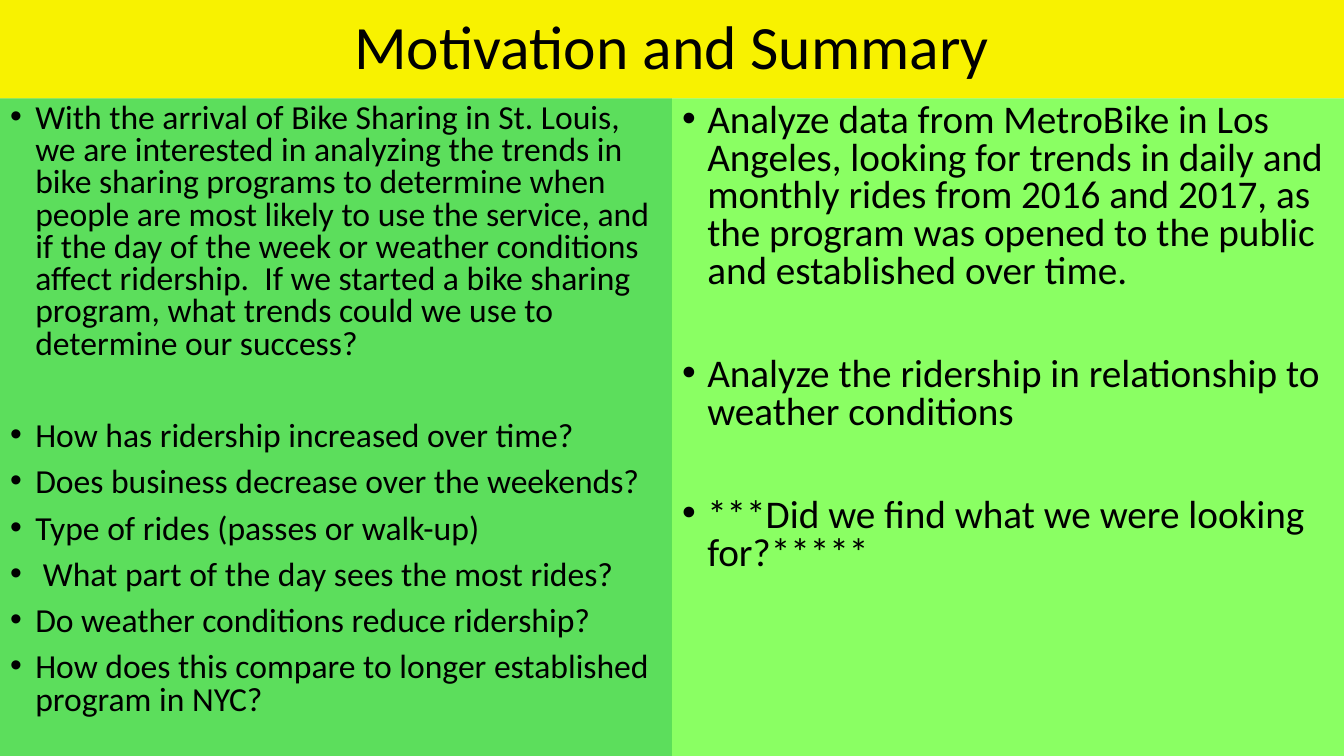
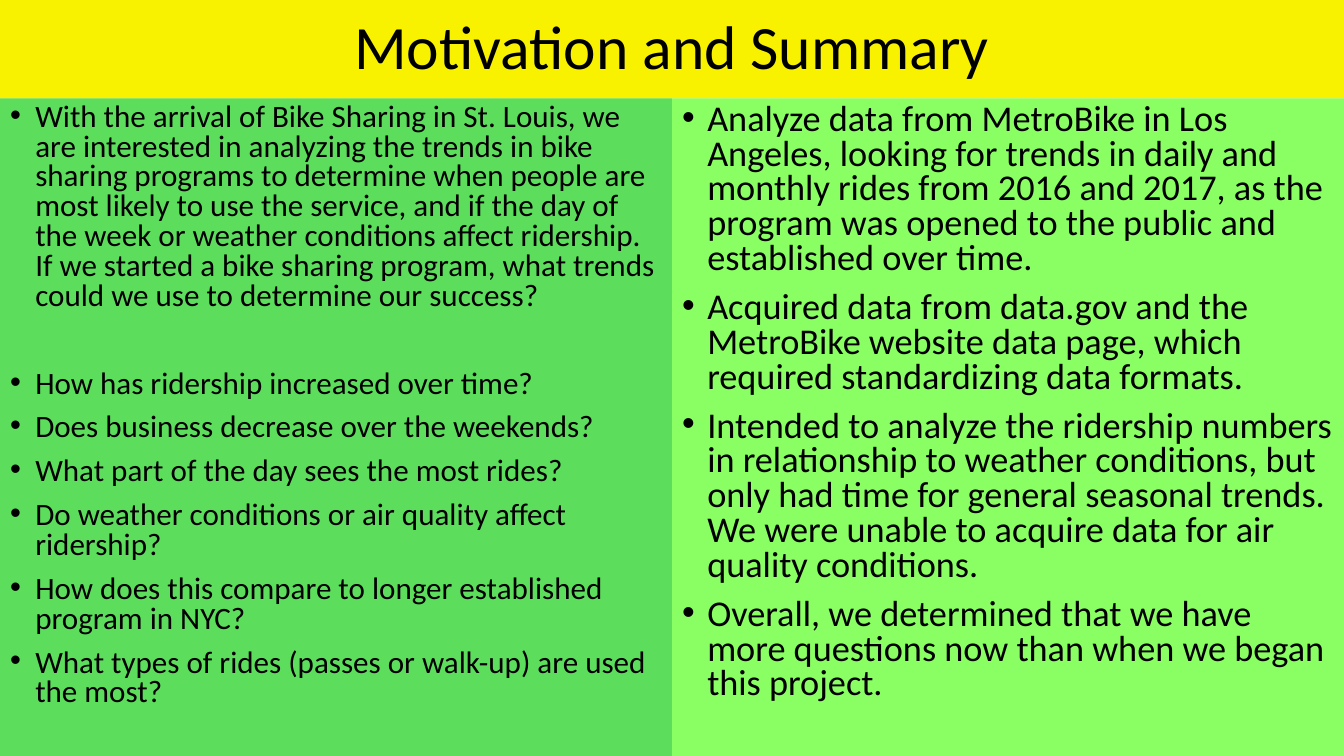
Before and after one commit to sqweets/Project1-LA-Bike_Share, a slide deck: slide 2 of If We Ran a Bike Sharing Company.pptx. Drawn at 1344x756 pixels with LibreOffice and Linux fonts; fonts in the diff are those of the drawing. Boxes give left, top, right and bottom in pixels: in the first picture for what was removed or moved away, otherwise in the second. Text is boxed around its words. In the diff, an @@ line names an element or a change of style, - is before the commit and + after.

```diff
--- a/If We Ran a Bike Sharing Company.pptx
+++ b/If We Ran a Bike Sharing Company.pptx
@@ text at bbox=[35, 105, 654, 635]: size 24 to 22.2 pt in "With the arrival of Bike Sharing in ...", "How has ridership increased over time?", "Does business decrease over the weekends?", "What part of the day sees the ..." and 1 more places @@
@@ text at bbox=[707, 105, 1323, 271]: size 28 to 25.9 pt in "Analyze data from MetroBike in Los Angeles, ..." @@
@@ text at bbox=[707, 293, 1332, 702]: text changed; size 28 to 25.9 pt @@
-• Analyze the ridership in relationship to weather conditions
-• ***Did we find what we were looking for?*****
+• Acquired data from data.gov and the MetroBike website data page, which required standardizing data formats.
+• Intended to analyze the ridership numbers in relationship to weather conditions, but only had time for general seasonal trends. We were unable to acquire data for air quality conditions.
+• Overall, we determined that we have more questions now than when we began this project.
@@ text at bbox=[35, 503, 566, 560]: text changed; size 24 to 22.2 pt @@
-• Do weather conditions reduce ridership?
+• Do weather conditions or air quality affect ridership?
@@ text at bbox=[35, 515, 479, 546]: paragraph removed @@
-• Type of rides (passes or walk-up)
@@ text at bbox=[35, 650, 645, 703]: paragraph added @@
+• What types of rides (passes or walk-up) are used the most?
```
Also in this commit, not shown: 2 other slides changed.
